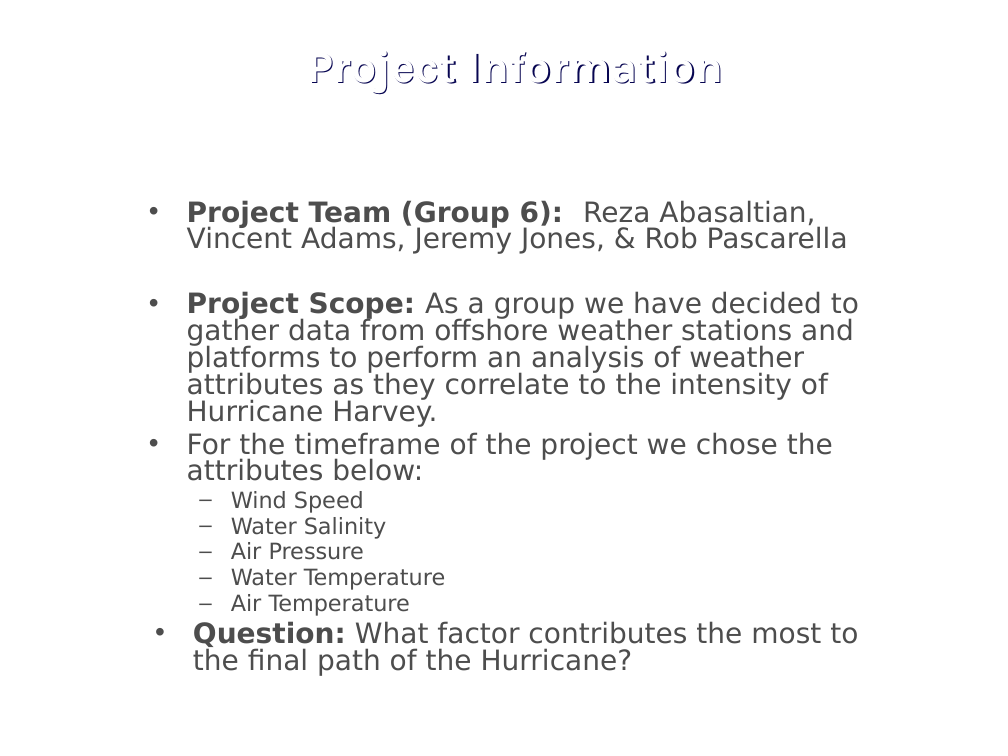
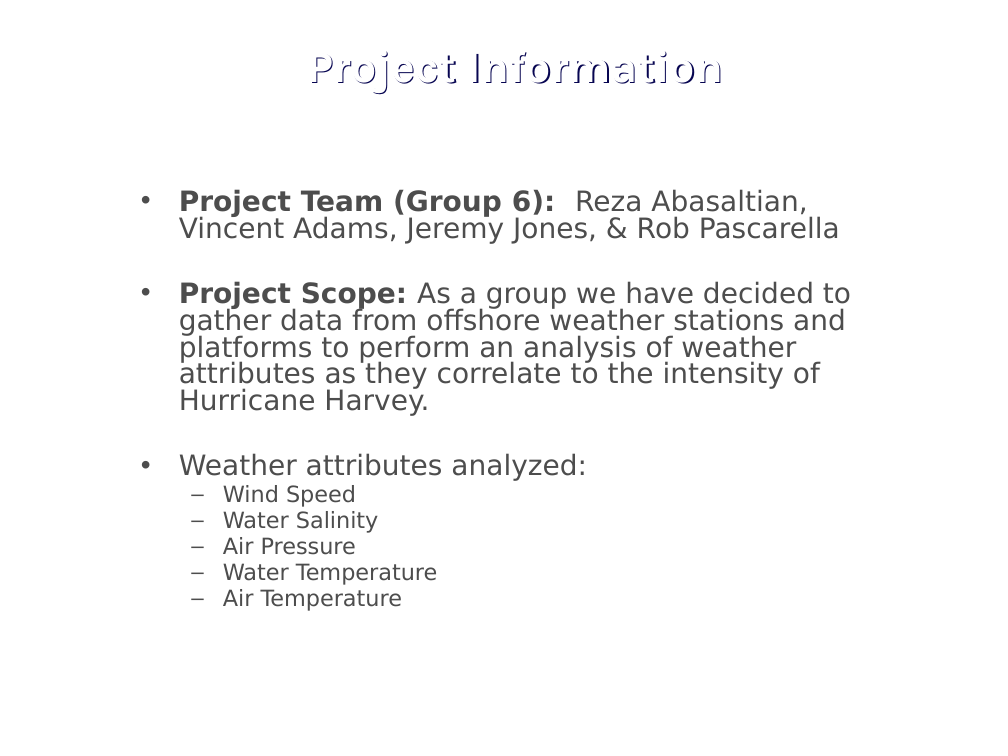
Before and after one commit to j1-aggie/Hurricane_Harvey_Analysis, a slide deck: slide 2 of Final Presentation.pptx. Drawn at 1008x756 pixels with LibreOffice and Linux fonts; fonts in the diff are those of the drawing; background and template pictures are left out. Boxes give left, top, right and bottom in pixels: in the first picture for what was removed or moved away, otherwise in the second. Text is boxed around its words. In the diff, an @@ line names an element or a change of style, - is before the commit and + after.

```diff
--- a/Final Presentation.pptx
+++ b/Final Presentation.pptx
@@ text "Project Team (Group 6): Reza ...": place and size @@
-text "Project Team (Group 6): Reza ..." at <box>187,200,859,676</box>
+text "Project Team (Group 6): Reza ..." at <box>179,189,851,611</box>
@@ text at <box>179,453,587,481</box>: text changed @@
-• For the timeframe of the project we chose the attributes below:
+• Weather attributes analyzed:
@@ text at <box>193,621,858,676</box>: paragraph removed @@
-• Question: What factor contributes the most to the final path of the Hurricane?
```
Also in this commit, not shown: 9 other slides changed, 3 slides added, 1 slide removed, 17 other files.
